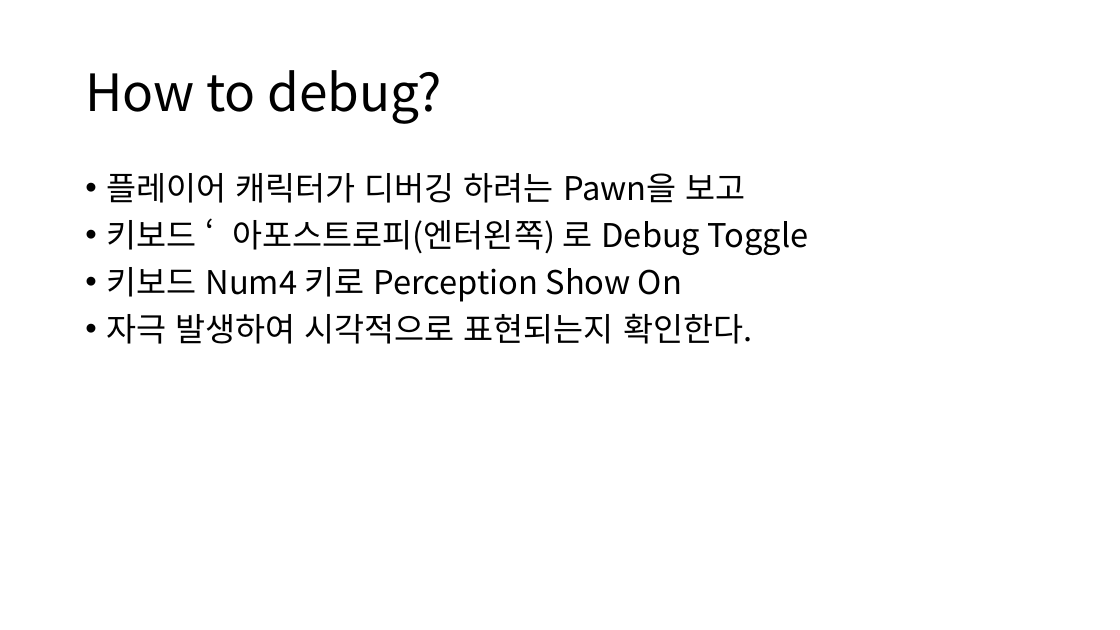
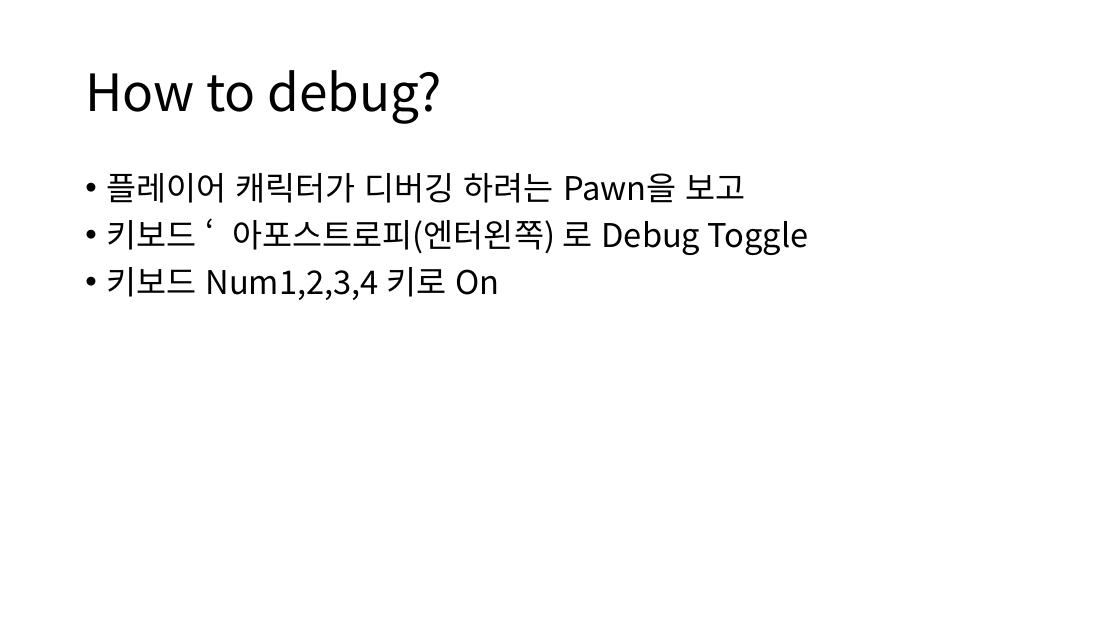
Before and after one commit to ldw9981/UE4_Blueprint, a slide deck: slide 23 of Day04/AI.pptx (slide 18 before the commit). Drawn at 1120x630 pixels with LibreOffice and Linux fonts; fonts in the diff are those of the drawing. Boxes give left, top, right and bottom in pixels: in the first picture for what was removed or moved away, otherwise in the second. Text is boxed around its words. In the diff, an @@ line names an element or a change of style, - is before the commit and + after.

```diff
--- a/Day04/AI.pptx
+++ b/Day04/AI.pptx
@@ text at (x1=106, y1=267, x2=499, y2=300): text changed @@
-• 키보드 Num4 키로 Perception Show On
-• 자극 발생하여 시각적으로 표현되는지 확인한다.
+• 키보드 Num1,2,3,4 키로 On
```
Also in this commit, not shown: 2 other slides changed, 6 slides added, 1 slide removed.
